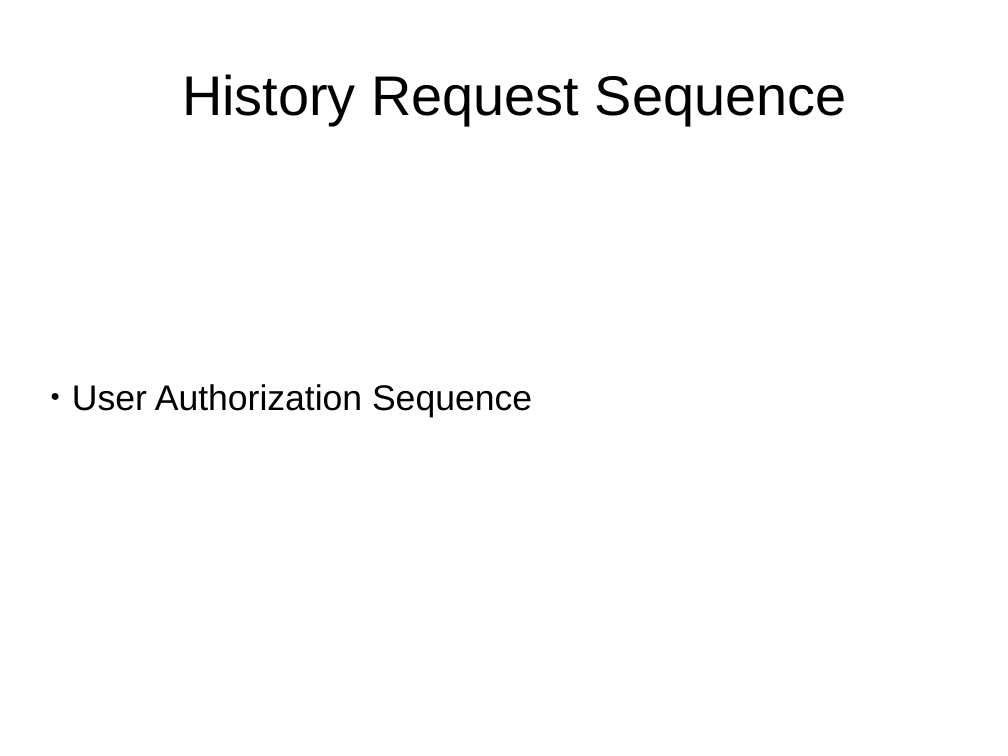
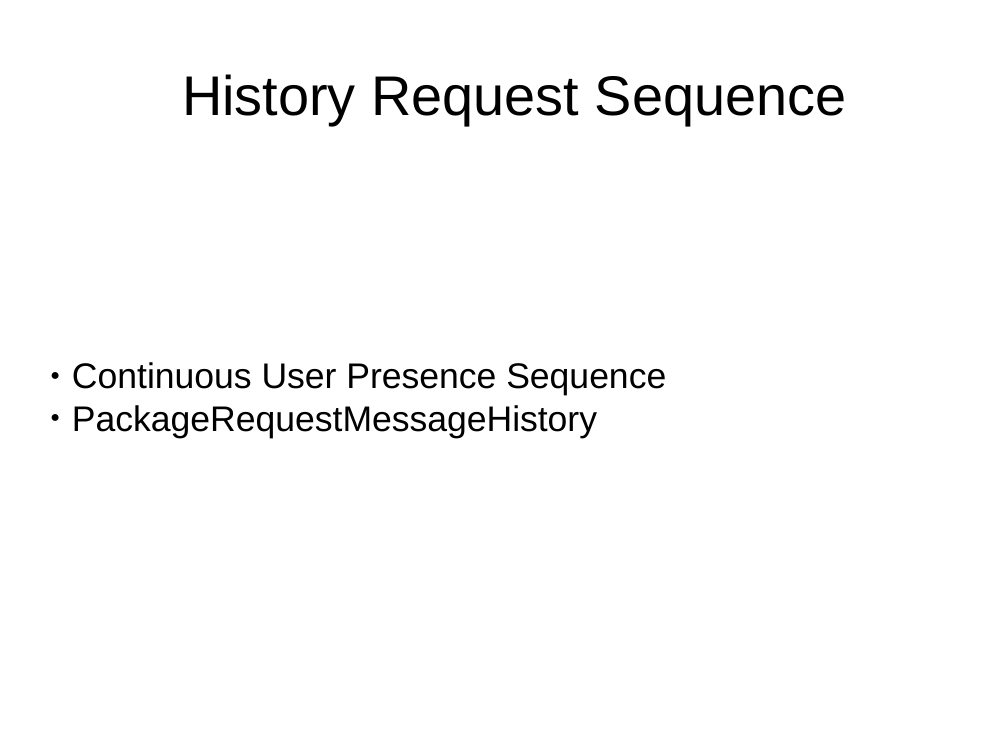
Before and after one commit to Luxan/ServerClientQTCrypto, a slide deck: slide 11 of designer_doc/Communication Procedures.odp. Drawn at 1008x756 pixels with LibreOffice and Linux fonts; fonts in the diff are those of the drawing. Boxes give left, top, right and bottom in pixels: in the first picture for what was removed or moved away, otherwise in the second. Text is boxed around its words. In the diff, an @@ line names an element or a change of style, - is before the commit and + after.

```diff
--- a/designer_doc/Communication Procedures.odp
+++ b/designer_doc/Communication Procedures.odp
@@ subtitle at [72, 362, 666, 439]: text changed @@
-● User Authorization Sequence
+● Continuous User Presence Sequence
+● PackageRequestMessageHistory
```
Also in this commit, not shown: 13 other slides changed, 25 other files.
